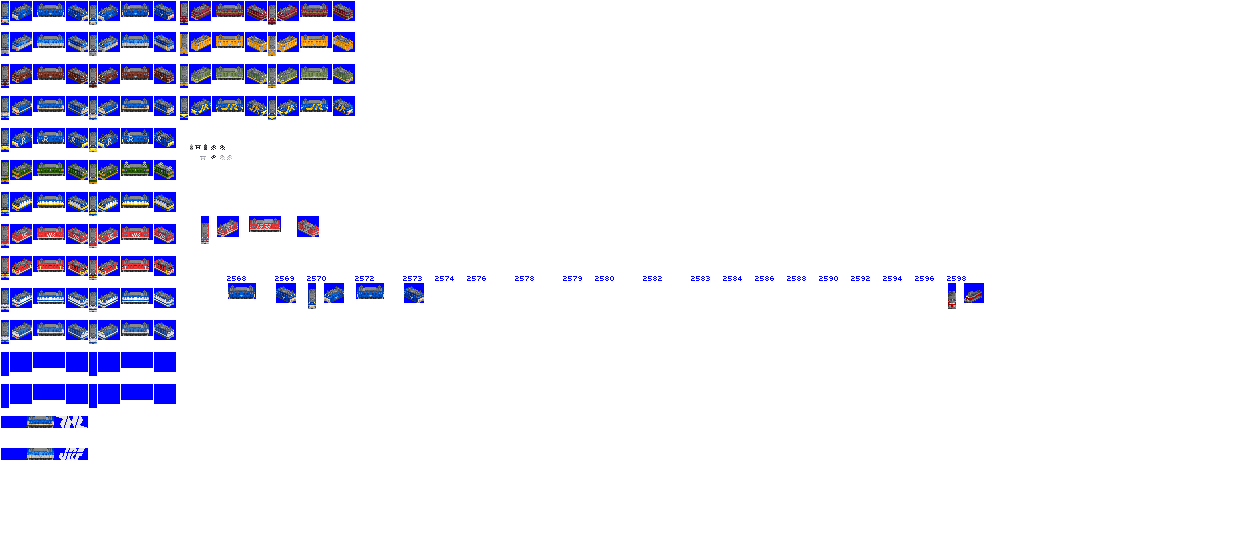
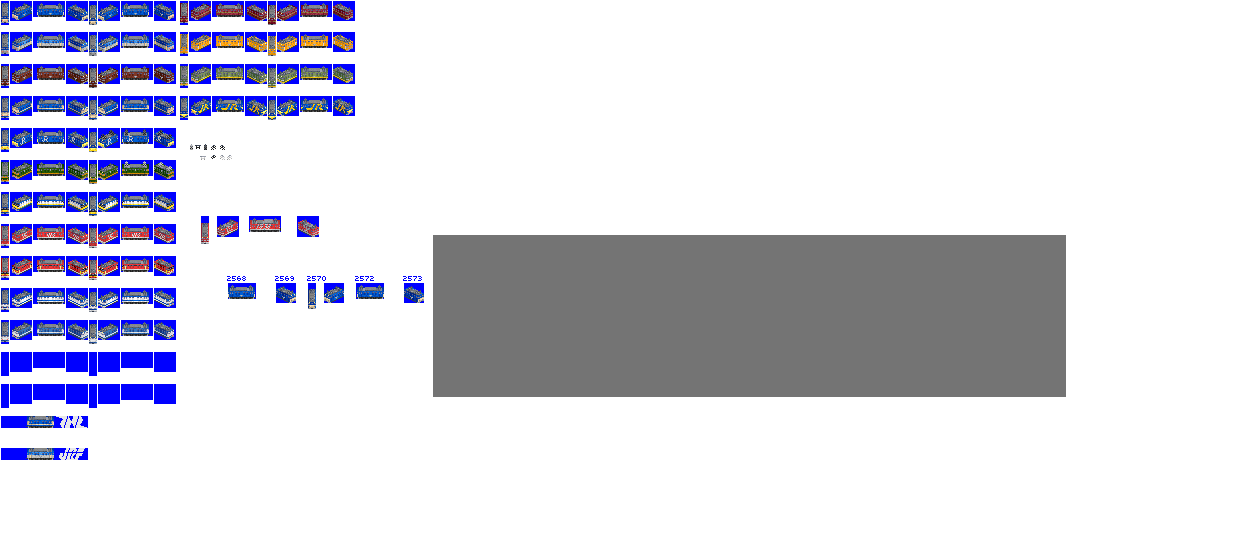
The second 1234x550 image is a revision of the first. Changes to its layers:
painted on "JR EF65" over (x1=433, y1=235, x2=1066, y2=397)
